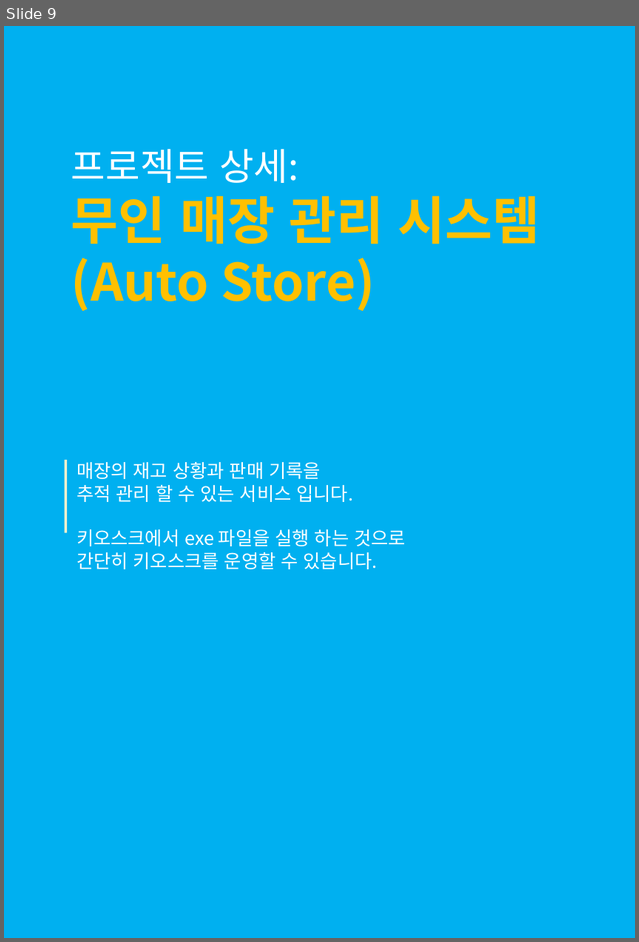
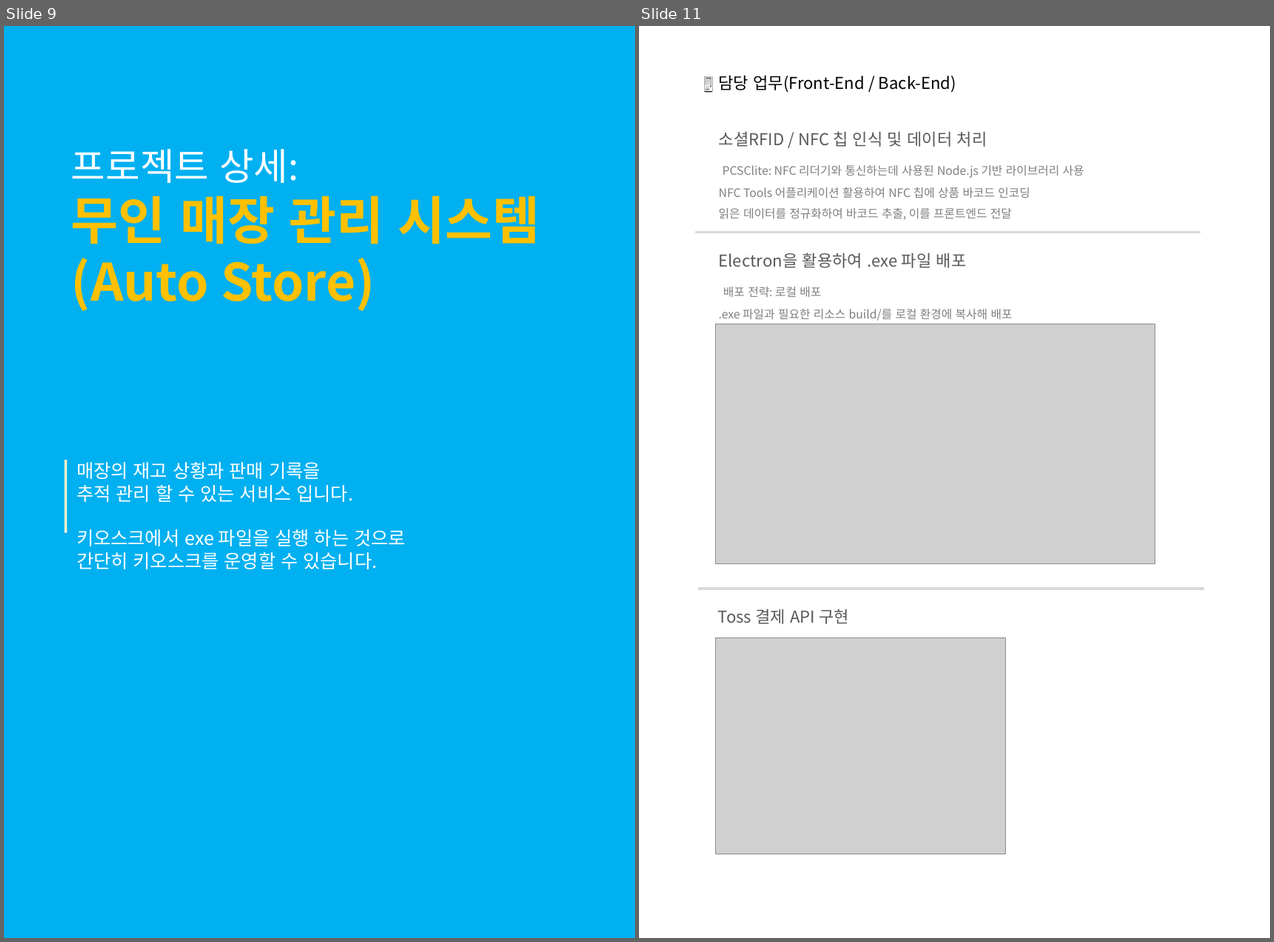
Before and after one commit to yuseok01/itgorae, a slide deck: 피피티/241124 포트폴리오_김유석.pptx. Shown side by side, each under a label of ours: slide 9 before the commit, slides 9 and 11 after it; the slides between them are not shown. The pictures are 639x942 and 1274x942 pixels, drawn with LibreOffice and Linux fonts; fonts in the diff are those of the drawing; grey boxes stand for pictures. Boxes give left, top, right and bottom in pixels: in the first picture for what was removed or moved away, otherwise in the second. Text is boxed around its words. In the diff, an @@ line names an element or a change of style, - is before the commit and + after.

```diff
--- a/피피티/241124 포트폴리오_김유석.pptx
+++ b/피피티/241124 포트폴리오_김유석.pptx
@@ slide 11 added at (639, 26, 1270, 938), background #FFFFFF @@
@@ text added at (718, 75, 956, 92), 14 pt, text #000000 @@
+🖥️ 담당 업무(Front-End / Back-End)
@@ text added at (719, 131, 1084, 220), 10 pt, text #808080 @@
+소셜RFID / NFC 칩 인식 및 데이터 처리
+PCSClite: NFC 리더기와 통신하는데 사용된 Node.js 기반 라이브러리 사용
+NFC Tools 어플리케이션 활용하여 NFC 칩에 상품 바코드 인코딩
+읽은 데이터를 정규화하여 바코드 추출, 이를 프론트엔드 전달
@@ line added from (695, 232) to (1201, 232), #D9D9D9 2 pt @@
@@ text added at (719, 252, 1013, 321), 10 pt, text #808080 @@
+Electron을 활용하여 .exe 파일 배포
+배포 전략: 로컬 배포
+.exe 파일과 필요한 리소스 build/를 로컬 환경에 복사해 배포
@@ picture added at (715, 324, 1156, 564) @@
@@ line added from (699, 588) to (1204, 588), #D9D9D9 2 pt @@
@@ text added at (718, 608, 849, 624), 14 pt, text #595959 @@
+Toss 결제 API 구현
@@ picture added at (715, 638, 1006, 854) @@
```
Also in this commit, not shown: 4 slides changed, 1 other slide added.
